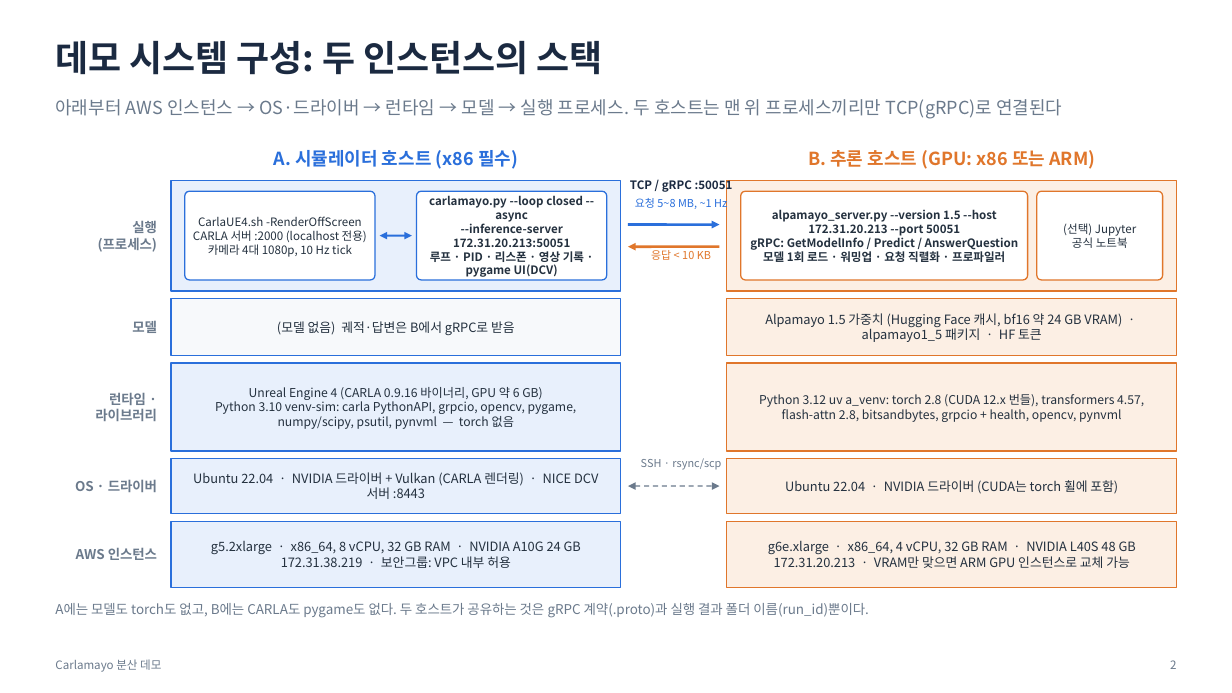
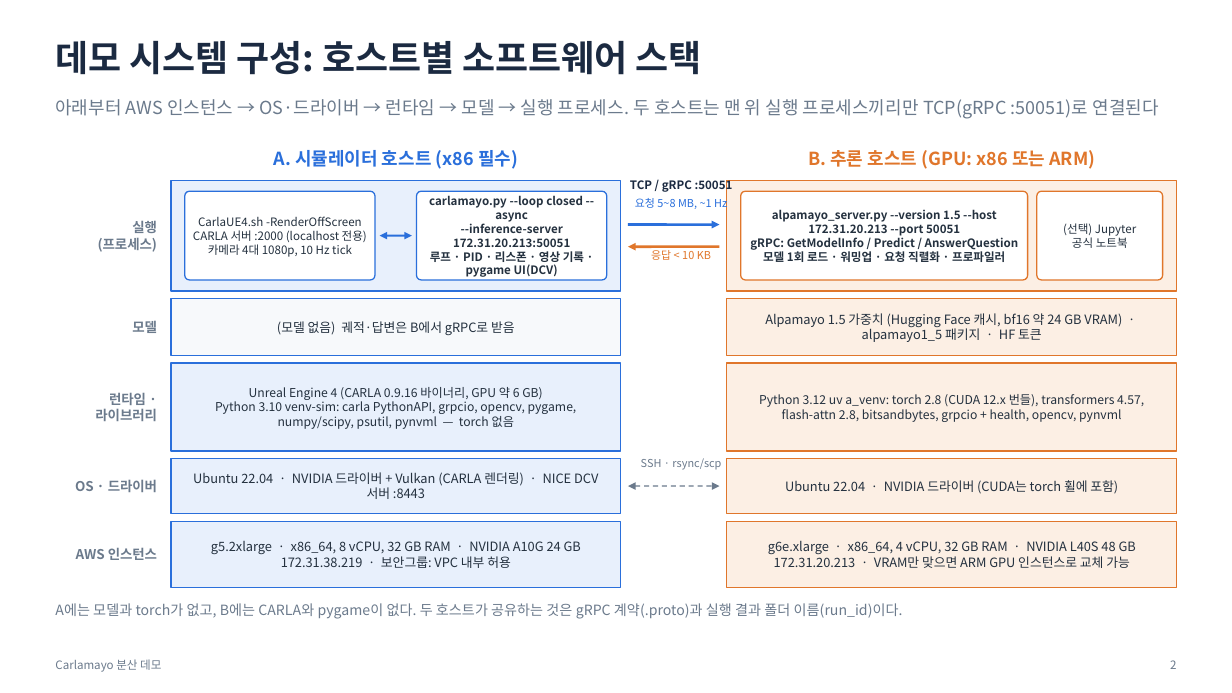
Before and after one commit to JwonMoon/carlamayo-my-distributed, a slide deck: slide 2 of docs/distributed/demo-overview-short.pptx. Drawn at 1232x693 pixels with LibreOffice and Linux fonts; fonts in the diff are those of the drawing. Boxes give left, top, right and bottom in pixels: in the first picture for what was removed or moved away, otherwise in the second. Text is boxed around its words. In the diff, an @@ line names an element or a change of style, - is before the commit and + after.

```diff
--- a/docs/distributed/demo-overview-short.pptx
+++ b/docs/distributed/demo-overview-short.pptx
@@ text at (55,41,702,75): text changed @@
-데모 시스템 구성: 두 인스턴스의 스택
+데모 시스템 구성: 호스트별 소프트웨어 스택
@@ text at (55,99,1158,119): text changed @@
-아래부터 AWS 인스턴스 → OS·드라이버 → 런타임 → 모델 → 실행 프로세스. 두 호스트는 맨 위 프로세스끼리만 TCP(gRPC)로 연결된다
+아래부터 AWS 인스턴스 → OS·드라이버 → 런타임 → 모델 → 실행 프로세스. 두 호스트는 맨 위 실행 프로세스끼리만 TCP(gRPC :50051)로 연결된다
@@ text at (55,603,903,619): text changed; size 10.5 to 11 pt @@
-A에는 모델도 torch도 없고, B에는 CARLA도 pygame도 없다. 두 호스트가 공유하는 것은 gRPC 계약(.proto)과 실행 결과 폴더 이름(run_id)뿐이다.
+A에는 모델과 torch가 없고, B에는 CARLA와 pygame이 없다. 두 호스트가 공유하는 것은 gRPC 계약(.proto)과 실행 결과 폴더 이름(run_id)이다.
```
Also in this commit, not shown: 6 other slides changed, 1 slide added, 7 other files.
